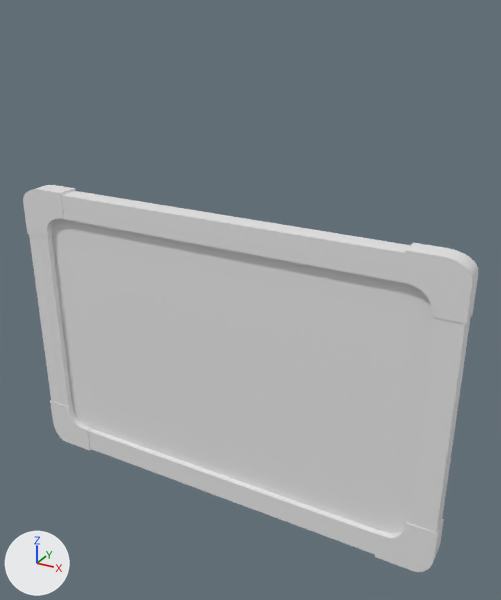
A saved change to the FBX model Unity_Byoshitsu/Assets/02_Model/WhiteBoard.fbx.
One viewpoint serves both versions: a camera (50 mm lens) standing at (4.41, -7.16, 4.68) and looking at (0.29, 0.34, 0.93). Arrows for +X, +Y and +Z are at lower left; the lights stay in place. Where no turn or scale is listed for an object, it has been applied to the vertices.

The first picture shows '立方体', '立方体.001', '立方体.002', '立方体.003', '立方体.004', '立方体.005'.
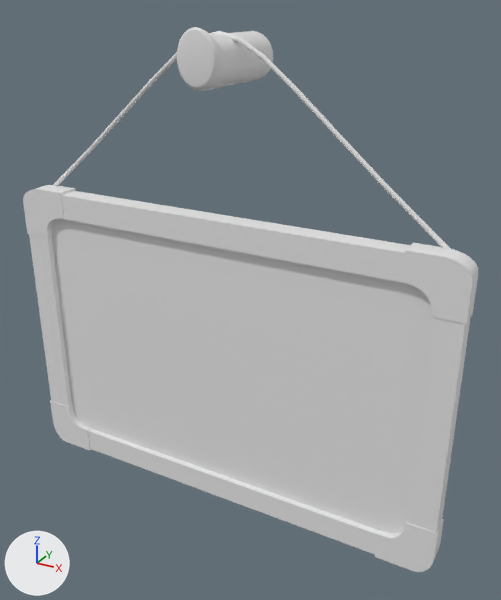
The change in detail:
Mesh me_ベジエカーブ is new.
It has 156 vertices, 144 faces and spans x -2.91..2.92, y -0.03..0.03, z -0.02..2.21.
Mesh me_円柱 is new.
It has 288 vertices, 258 faces and spans x -0.292..0.292, y -0.656..0.656, z -0.294..0.378.
Object 'ベジエカーブ' (ob_ベジエカーブ) is new; it shows me_ベジエカーブ.
Its location is (0.0, 0.14, 2.1).
Object '円柱' (ob_円柱) is new; it shows me_円柱.
Its location is (0.0, 0.26, 3.98).

What differs and where, as boxes [x1, y1, x2, y2] in the pictures (501 x 600 px):
'円柱', added: after [177, 27, 273, 91]
'ベジエカーブ', added: after [53, 31, 451, 249]
